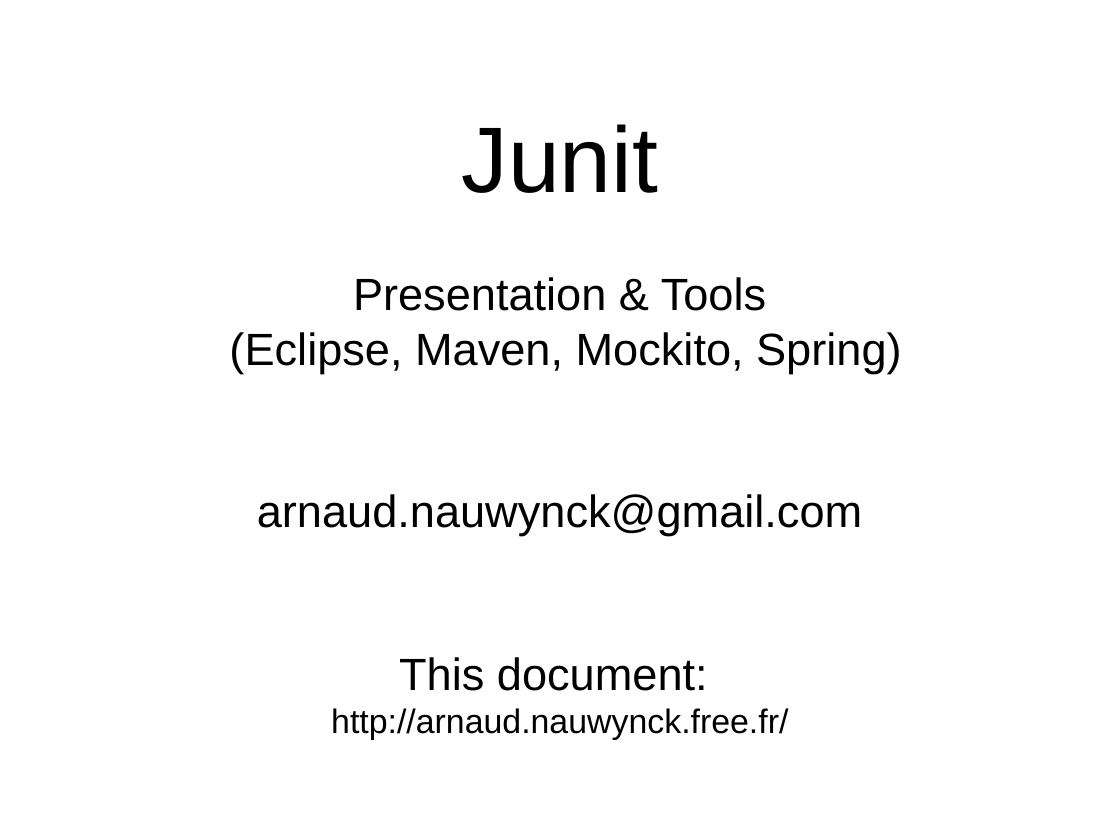
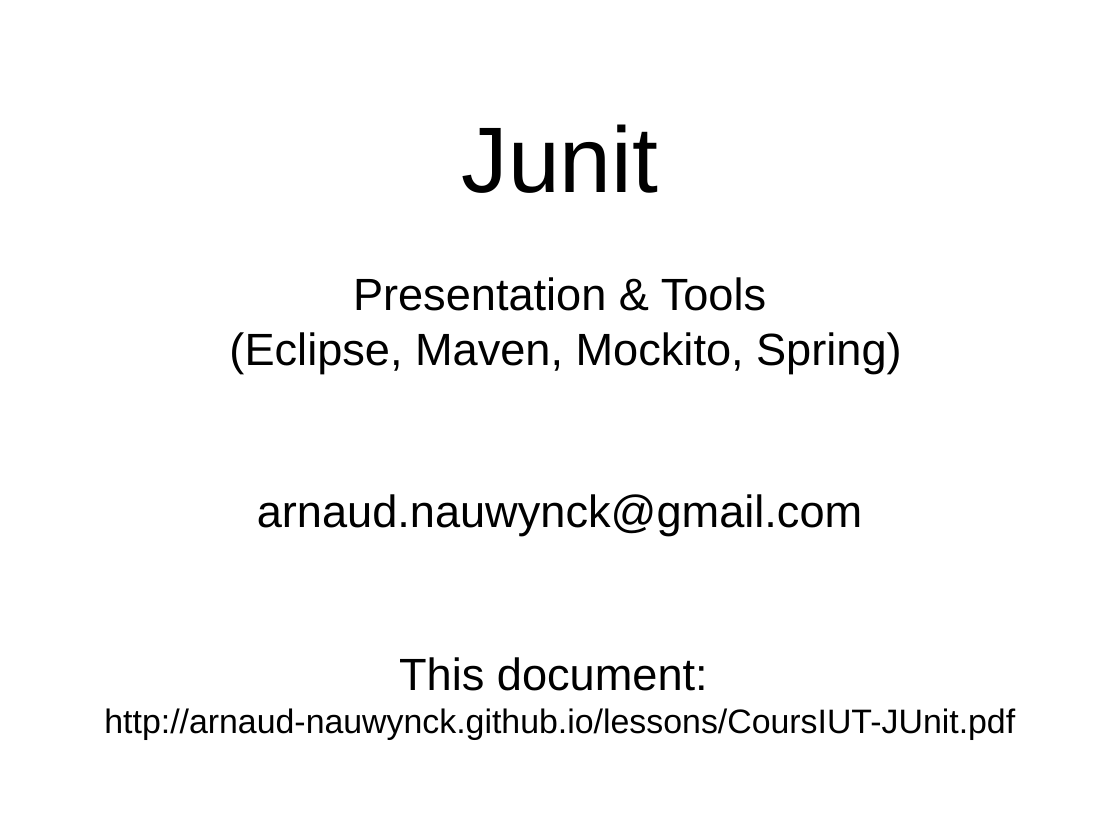
Before and after one commit to Arnaud-Nauwynck/Arnaud-Nauwynck.github.io, a slide deck: slide 1 of lessons/CoursIUT-JUnit.odp. Drawn at 1120x840 pixels with LibreOffice and Linux fonts; fonts in the diff are those of the drawing. Boxes give left, top, right and bottom in pixels: in the first picture for what was removed or moved away, otherwise in the second. Text is boxed around its words. In the diff, an @@ line names an element or a change of style, - is before the commit and + after.

```diff
--- a/lessons/CoursIUT-JUnit.odp
+++ b/lessons/CoursIUT-JUnit.odp
@@ subtitle at (104, 657, 1015, 740): text changed @@
-This document:
-http://arnaud.nauwynck.free.fr/
+This document:
+http://arnaud-nauwynck.github.io/lessons/CoursIUT-JUnit.pdf
```
Also in this commit, not shown: 1 other slide changed, 1 slide removed, 1 other file.
